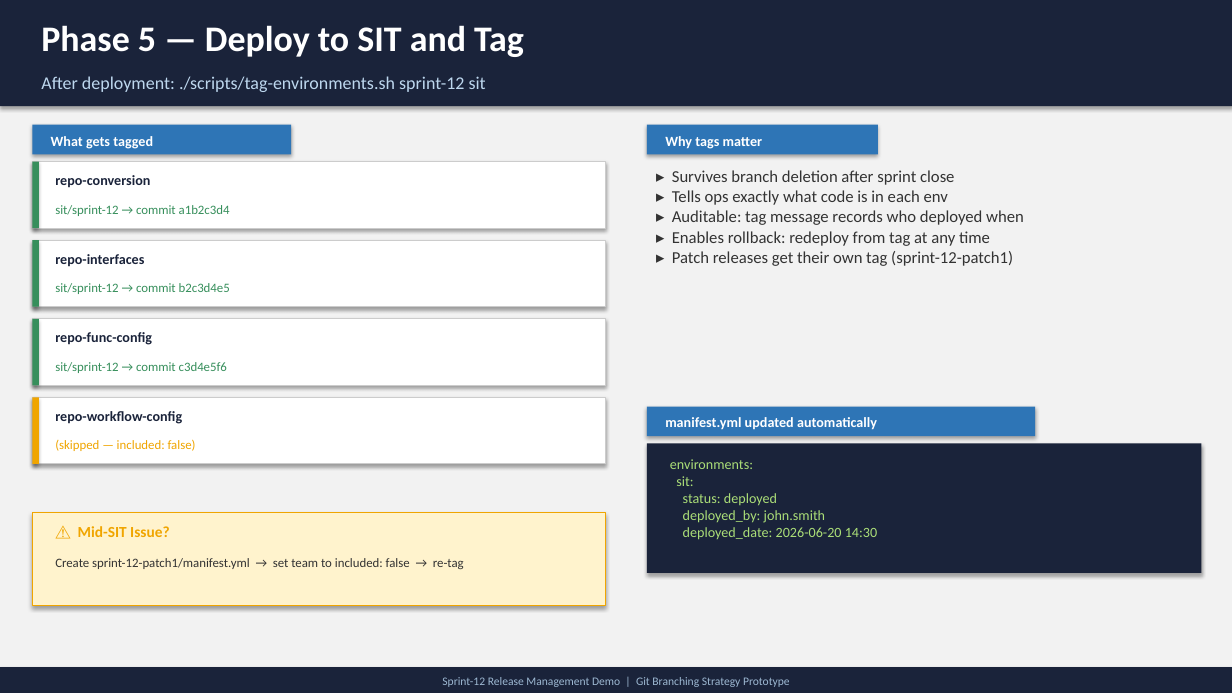
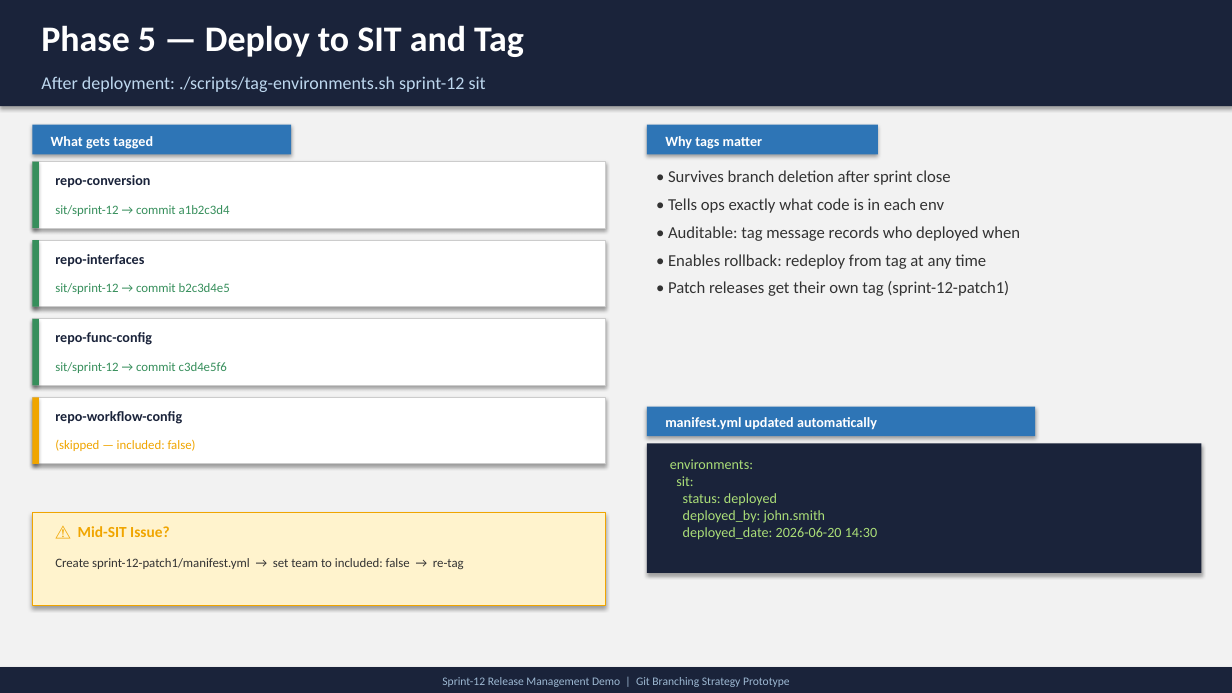
Before and after one commit to satishreddy13/repo-release-manifest, a slide deck: slide 8 of docs/sprint-12-demo.pptx. Drawn at 1232x693 pixels with LibreOffice and Linux fonts; fonts in the diff are those of the drawing. Boxes give left, top, right and bottom in pixels: in the first picture for what was removed or moved away, otherwise in the second. Text is boxed around its words. In the diff, an @@ line names an element or a change of style, - is before the commit and + after.

```diff
--- a/docs/sprint-12-demo.pptx
+++ b/docs/sprint-12-demo.pptx
@@ text at box(668, 170, 1020, 296): text changed @@
-▸ Survives branch deletion after sprint close
-▸ Tells ops exactly what code is in each env
-▸ Auditable: tag message records who deployed when
-▸ Enables rollback: redeploy from tag at any time
-▸ Patch releases get their own tag (sprint-12-patch1)
+• Survives branch deletion after sprint close
+• Tells ops exactly what code is in each env
+• Auditable: tag message records who deployed when
+• Enables rollback: redeploy from tag at any time
+• Patch releases get their own tag (sprint-12-patch1)
```
Also in this commit, not shown: 4 other slides changed, 13 other files.
